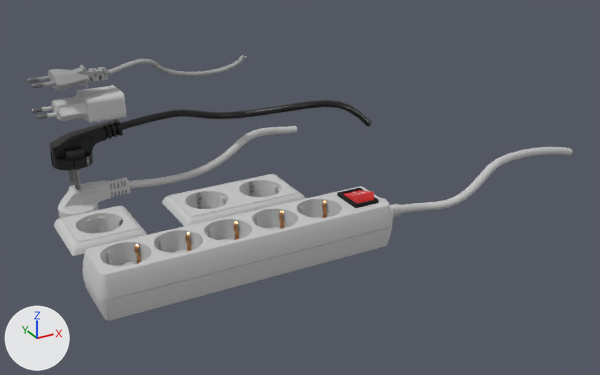
A saved change to the glTF model assets/power-plugs.glb.
One viewpoint serves both versions: a 50 mm camera at (-0.156, -0.868, 0.333) aimed at (0.192, -0.234, 0.016). Every picture has the same lights, and +X, +Y and +Z are marked at lower left. The picture after the commit comes second. Where no turn or scale is listed for an object, it has been applied to the vertices. Vertices at exactly the same position are counted once.

Names of what the first picture shows: 'connector strip cable_white_0', 'connector strip_white_0', 'power adapter_white_0', 'power outlet 2_white_0', 'power outlet_white_0', 'power plug 1 cable_white_0', 'power plug 2 cable_black_0', 'power plug 2_black_0', 'power plug 3 cable_gray_0', 'power plug 3_gray_0', 'power plug_white_0', 'switch_switch_0' and 6 more.
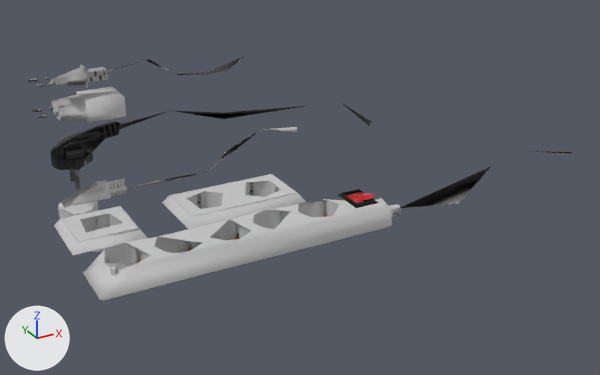
The change, as a list of edits to the scene's bpy script:
```text
Change me_power_plug_white_0:
    remove me_power_plug_white_0.from_pydata(...)  # 734 vertices, 1444 faces; spans x -0.0179..0.0494, y -0.0182..0.0182, z 0.0..0.0357
    add me_power_plug_white_0.from_pydata(...)  # 185 vertices, 366 faces; spans x -0.0179..0.0456, y -0.0182..0.0182, z 0.0..0.0357
    me_power_plug_white_0 part 1: 549 vertices removed from x -0.0179..0.0494, y -0.0161..0.0161, z 0.0..0.0357
Change me_power_plug_1_cable_white_0:
    remove me_power_plug_1_cable_white_0.from_pydata(...)  # 232 vertices, 448 faces; spans x -0.021..0.189, y -0.014..0.022, z -0.007..0.028
    add me_power_plug_1_cable_white_0.from_pydata(...)  # 9 vertices, 6 faces; spans x -0.021..0.189, y -0.012..0.02, z -0.006..0.025
    me_power_plug_1_cable_white_0 part 2
    223 vertices are removed from x -0.021..0.189, y -0.014..0.022, z -0.007..0.028
    448 faces are deleted
    6 new faces join them
Change me_power_adapter_white_0:
    remove me_power_adapter_white_0.from_pydata(...)  # 452 vertices, 872 faces; spans x -0.0102..0.0568, y -0.0183..0.0183, z -0.0117..0.0117
    add me_power_adapter_white_0.from_pydata(...)  # 36 vertices, 65 faces; spans x -0.0033..0.0565, y -0.0179..0.0179, z -0.0097..0.0097
    me_power_adapter_white_0 part 3: 416 vertices removed from x -0.0102..0.0568, y -0.0183..0.0183, z -0.0117..0.0117
Change me_power_plug_3_gray_0:
    remove me_power_plug_3_gray_0.from_pydata(...)  # 358 vertices, 732 faces; spans x -0.0102..0.0473, y -0.0175..0.0175, z -0.0089..0.0089
    add me_power_plug_3_gray_0.from_pydata(...)  # 108 vertices, 250 faces; spans x -0.0102..0.0473, y -0.0172..0.0114, z -0.0089..0.0089
    me_power_plug_3_gray_0 part 4: 250 vertices removed from x -0.0102..0.0473, y -0.0175..0.0175, z -0.0089..0.0089
Change me_power_plug_3_cable_gray_0:
    remove me_power_plug_3_cable_gray_0.from_pydata(...)  # 340 vertices, 660 faces; spans x -0.019..0.132, y -0.013..0.005, z -0.015..0.009
    add me_power_plug_3_cable_gray_0.from_pydata(...)  # 11 vertices, 12 faces; spans x -0.019..0.132, y -0.012..0.004, z -0.014..0.008
    me_power_plug_3_cable_gray_0 part 5: 329 vertices removed from x -0.019..0.132, y -0.013..0.005, z -0.015..0.009
Change me_connector_strip_white_0:
    remove me_connector_strip_white_0.from_pydata(...)  # 1648 vertices, 3114 faces; spans x -0.133..0.154, y -0.027..0.027, z -0.02..0.02
    add me_connector_strip_white_0.from_pydata(...)  # 331 vertices, 652 faces; spans x -0.132..0.154, y -0.026..0.026, z -0.013..0.02
    me_connector_strip_white_0 part 6: 1317 vertices removed from x -0.133..0.154, y -0.027..0.027, z -0.02..0.02
Change me_switch_switch_0:
    remove me_switch_switch_0.from_pydata(...)  # 48 vertices, 92 faces; spans x -0.009..0.009, y -0.0121..0.0121, z -0.0086..0.0069
    add me_switch_switch_0.from_pydata(...)  # 14 vertices, 24 faces; spans x -0.009..0.009, y -0.0118..0.0121, z -0.0084..0.005
    me_switch_switch_0 part 7
    34 vertices are removed from x -0.009..0.009, y -0.0121..0.0121, z -0.0086..0.0069
    89 faces are deleted
    21 new faces join them
Change me_connector_strip_cable_white_0:
    remove me_connector_strip_cable_white_0.from_pydata(...)  # 176 vertices, 336 faces; spans x -0.001..0.229, y -0.012..0.018, z -0.01..0.028
    add me_connector_strip_cable_white_0.from_pydata(...)  # 6 vertices, 2 faces; spans x -0.001..0.228, y -0.009..0.016, z -0.005..0.027
    me_connector_strip_cable_white_0 part 8
    170 vertices are removed from x -0.001..0.229, y -0.012..0.018, z -0.01..0.028
    336 faces are deleted
    2 new faces join them
Change me_power_plug_2_cable_black_0:
    remove me_power_plug_2_cable_black_0.from_pydata(...)  # 232 vertices, 448 faces; spans x -0.006..0.272, y -0.046..0.01, z -0.036..0.009
    add me_power_plug_2_cable_black_0.from_pydata(...)  # 12 vertices, 9 faces; spans x -0.005..0.272, y -0.043..0.007, z -0.035..0.008
    me_power_plug_2_cable_black_0 part 9
    220 vertices are removed from x -0.006..0.271, y -0.046..0.01, z -0.036..0.009
    448 faces are deleted
    9 new faces join them
Change me_power_outlet_white_0:
    remove me_power_outlet_white_0.from_pydata(...)  # 344 vertices, 642 faces; spans x -0.0322..0.0322, y -0.0322..0.0322, z -0.0055..0.0177
    add me_power_outlet_white_0.from_pydata(...)  # 106 vertices, 206 faces; spans x -0.0319..0.031, y -0.0319..0.0319, z -0.0055..0.0177
    me_power_outlet_white_0 part 10: 238 vertices removed from x -0.0322..0.0322, y -0.0322..0.0322, z -0.0055..0.0177
```

What differs and where, as boxes [x1, y1, x2, y2] in the pictures (600 x 375 px):
'connector strip_white_0', reshaped (24% shorter): before [83, 186, 401, 321]; after [83, 198, 401, 301]
'power outlet_white_0', reshaped: before [54, 206, 147, 256]; after [54, 206, 147, 255]
'power adapter_white_0', reshaped (8% narrower, 8% shorter): before [42, 85, 126, 123]; after [49, 87, 126, 122]
'connector strip cable_white_0', reshaped (13% shorter): before [400, 147, 573, 213]; after [400, 151, 572, 208]
'power plug 2 cable_black_0', reshaped (8% shorter): before [105, 100, 372, 135]; after [103, 103, 371, 135]
'power plug_white_0', reshaped: before [58, 178, 130, 218]; after [58, 179, 127, 220]
'power plug 1 cable_white_0', reshaped: before [110, 126, 297, 189]; after [127, 127, 297, 189]
'power plug 3_gray_0', reshaped (8% narrower, 11% shorter): before [38, 65, 108, 91]; after [44, 65, 108, 88]
'power plug 3 cable_gray_0', reshaped: before [90, 55, 246, 78]; after [103, 56, 244, 76]
'switch_switch_0', reshaped (6% wider, 29% shorter): before [344, 190, 374, 203]; after [342, 193, 374, 202]
part 1 of me_power_plug_white_0, deleted: before [58, 178, 130, 218]
part 3 of me_power_adapter_white_0, deleted: before [42, 85, 126, 123]
part 4 of me_power_plug_3_gray_0, deleted: before [38, 65, 108, 91]
part 5 of me_power_plug_3_cable_gray_0, deleted: before [90, 55, 246, 78]
part 6 of me_connector_strip_white_0, deleted: before [83, 186, 401, 321]
part 10 of me_power_outlet_white_0, deleted: before [54, 206, 147, 256]
